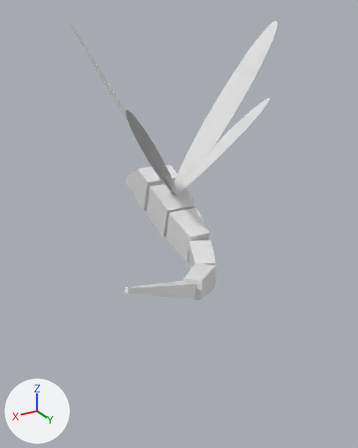
One commit to the Blender file gameplay/actors/enemies/FlyingWorm/FlyingWorm.blend: the scene before it, then after it.
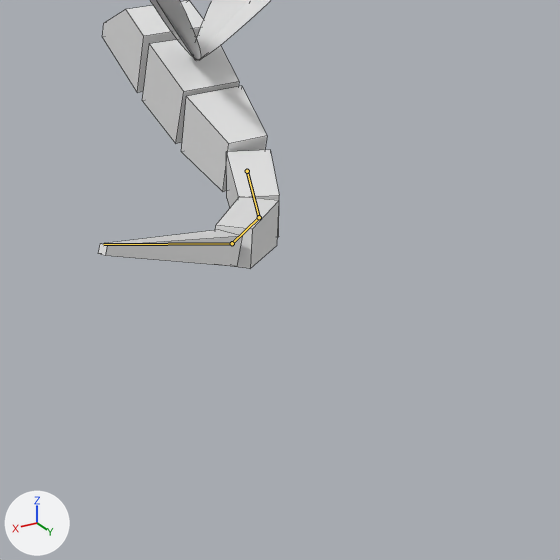
There are two pictures of each version: one whole from a 50 mm camera at (1.225, 2.208, 0.994) aimed at (0.148, 0.414, 0.097), one close up on the part from 21% to 100% of the width and 37% to 100% of the height. Arrows for +X, +Y and +Z are at lower left; the lights stay in place. The older version's two pictures come first. Both versions are drawn at frame 50 of the action 'Walk'; the numbers are the values there. The bones that change are drawn over the model as lines in the close-ups. The close-ups show mesh edges as thin lines.

The first close-up shows 'FlyingWorm'.
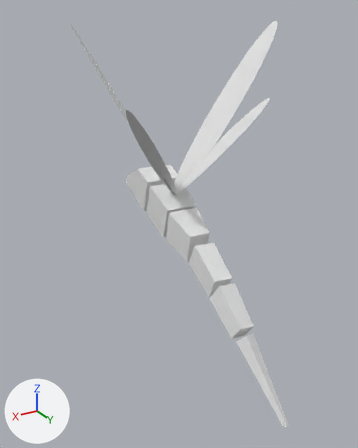
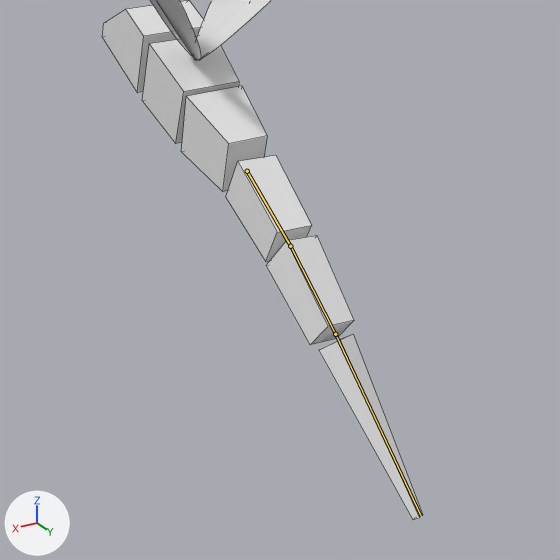
Location of each change, [x1, y1, x2, y2] in pixels of the close-ups (560 x 560 px):
'FlyingWorm', posed: before [98, 0, 279, 269]; after [102, 0, 423, 520]
bone 'Body3', root to tip: before (247, 171) to (259, 217); after (247, 171) to (290, 246)
bone 'Body4', root to tip: before (259, 217) to (232, 243); after (290, 246) to (335, 334)
bone 'Stinger', root to tip: before (232, 243) to (103, 244); after (335, 334) to (421, 516)

The change in detail:
Bone 'Body3' (bone_body3) turns from (12, 5, -22) to (-10, -4, -1) degrees about its own x, y and z.
Bone 'Body4' (bone_body4) turns from (14, 2, -21) to (-9, -9, 4) degrees about its own x, y and z.
Bone 'Stinger' (bone_stinger) turns from (10, -3, -18) to (-13, -14, 11) degrees about its own x, y and z.
